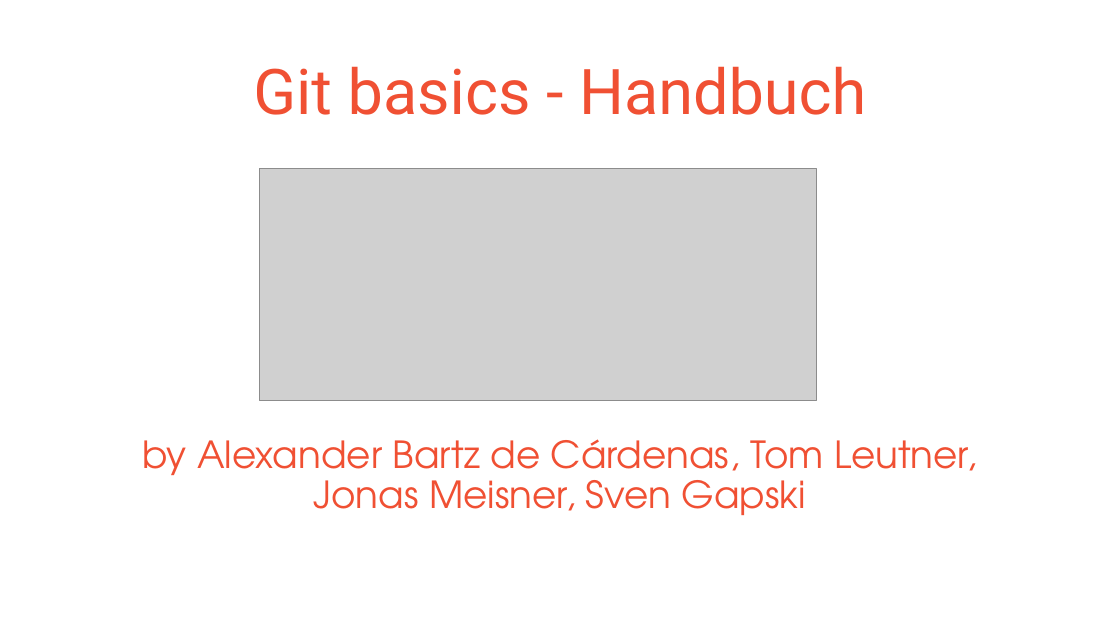
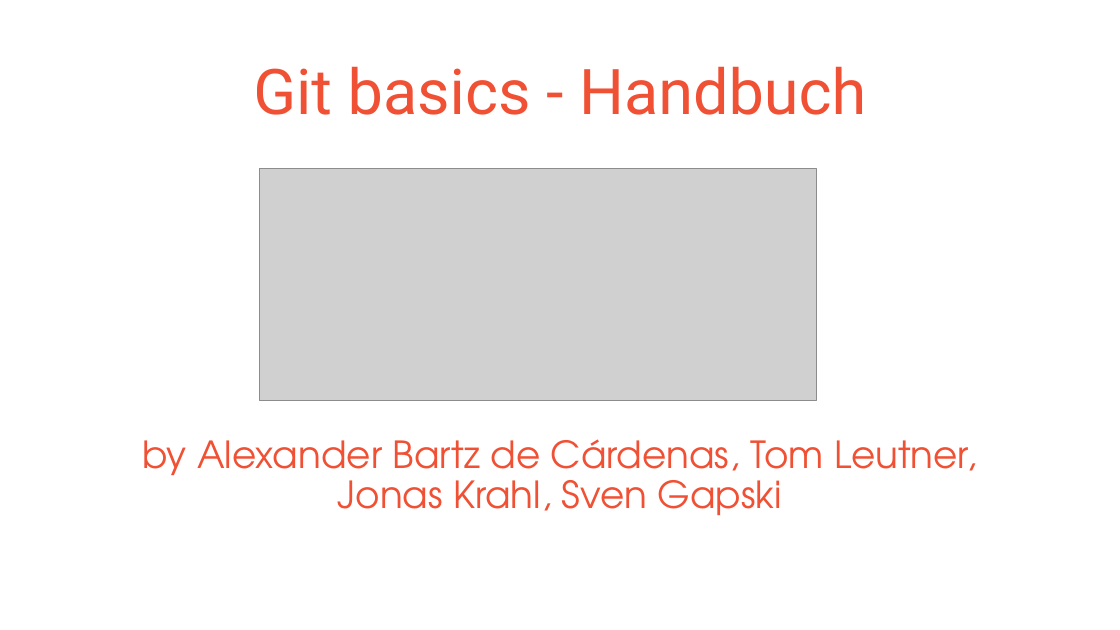
Before and after one commit to SvnGpsk/SchulungBS14, a slide deck: slide 1 of Abgabe/GIT-Handbuch.pptx. Drawn at 1120x630 pixels with LibreOffice and Linux fonts; fonts in the diff are those of the drawing; grey boxes stand for pictures. Boxes give left, top, right and bottom in pixels: in the first picture for what was removed or moved away, otherwise in the second. Text is boxed around its words. In the diff, an @@ line names an element or a change of style, - is before the commit and + after.

```diff
--- a/Abgabe/GIT-Handbuch.pptx
+++ b/Abgabe/GIT-Handbuch.pptx
@@ text at box(142, 439, 977, 515): text changed @@
-by Alexander Bartz de Cárdenas, Tom Leutner, Jonas Meisner, Sven Gapski
+by Alexander Bartz de Cárdenas, Tom Leutner, Jonas Krahl, Sven Gapski
```
Also in this commit, not shown: 4 other files.
